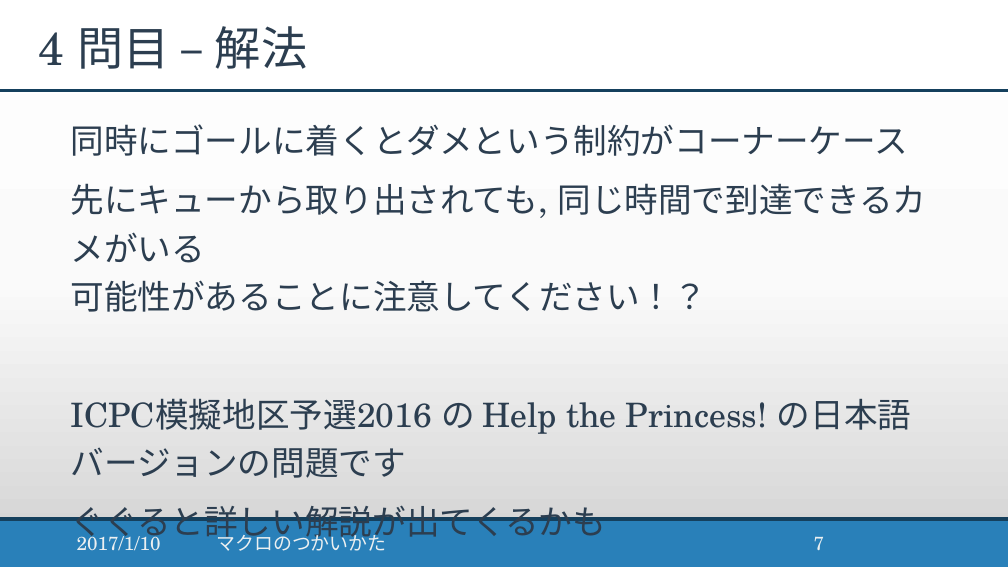
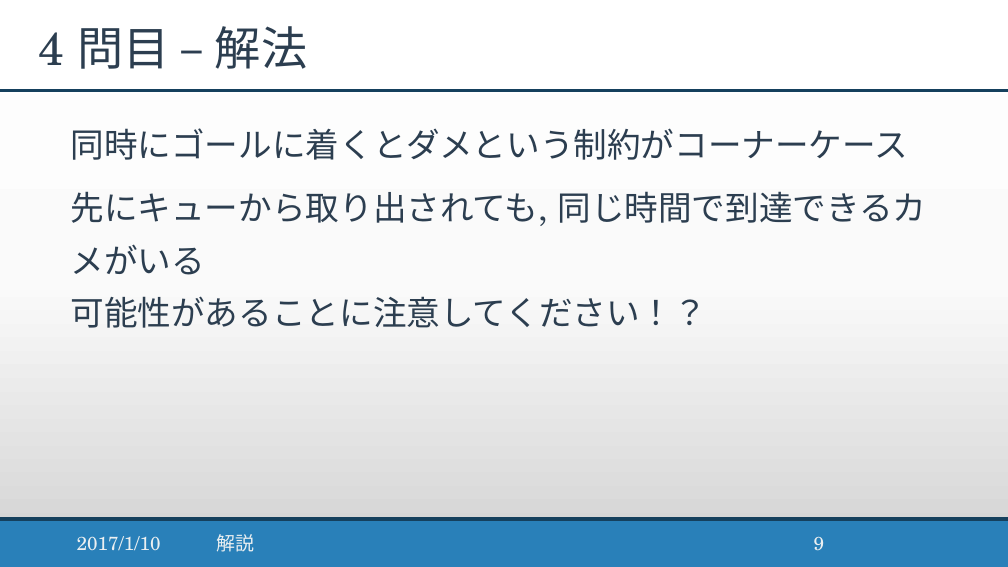
Before and after one commit to ei1333/ei1333.github.io, a slide deck: slide 9 of ei1333.pptx (slide 7 before the commit). Drawn at 1008x567 pixels with LibreOffice and Linux fonts; fonts in the diff are those of the drawing. Boxes give left, top, right and bottom in pixels: in the first picture for what was removed or moved away, otherwise in the second. Text is boxed around its words. In the diff, an @@ line names an element or a change of style, - is before the commit and + after.

```diff
--- a/ei1333.pptx
+++ b/ei1333.pptx
@@ text "同時にゴールに着くとダメという制約がコーナーケース" at (71, 128, 926, 328): line spacing 1.2 to 1.3 @@
@@ text at (71, 399, 911, 544): paragraphs removed @@
-  ICPC模擬地区予選2016 の Help the Princess! の日本語バージョンの問題です
-  ぐぐると詳しい解説が出てくるかも
@@ text at (216, 534, 254, 552): text changed @@
-マクロのつかいかた
+解説
@@ page number at (814, 536, 825, 551): text changed @@
-7
+9
```
Also in this commit, not shown: 25 other slides changed, 1 slide added, 1 other file.
